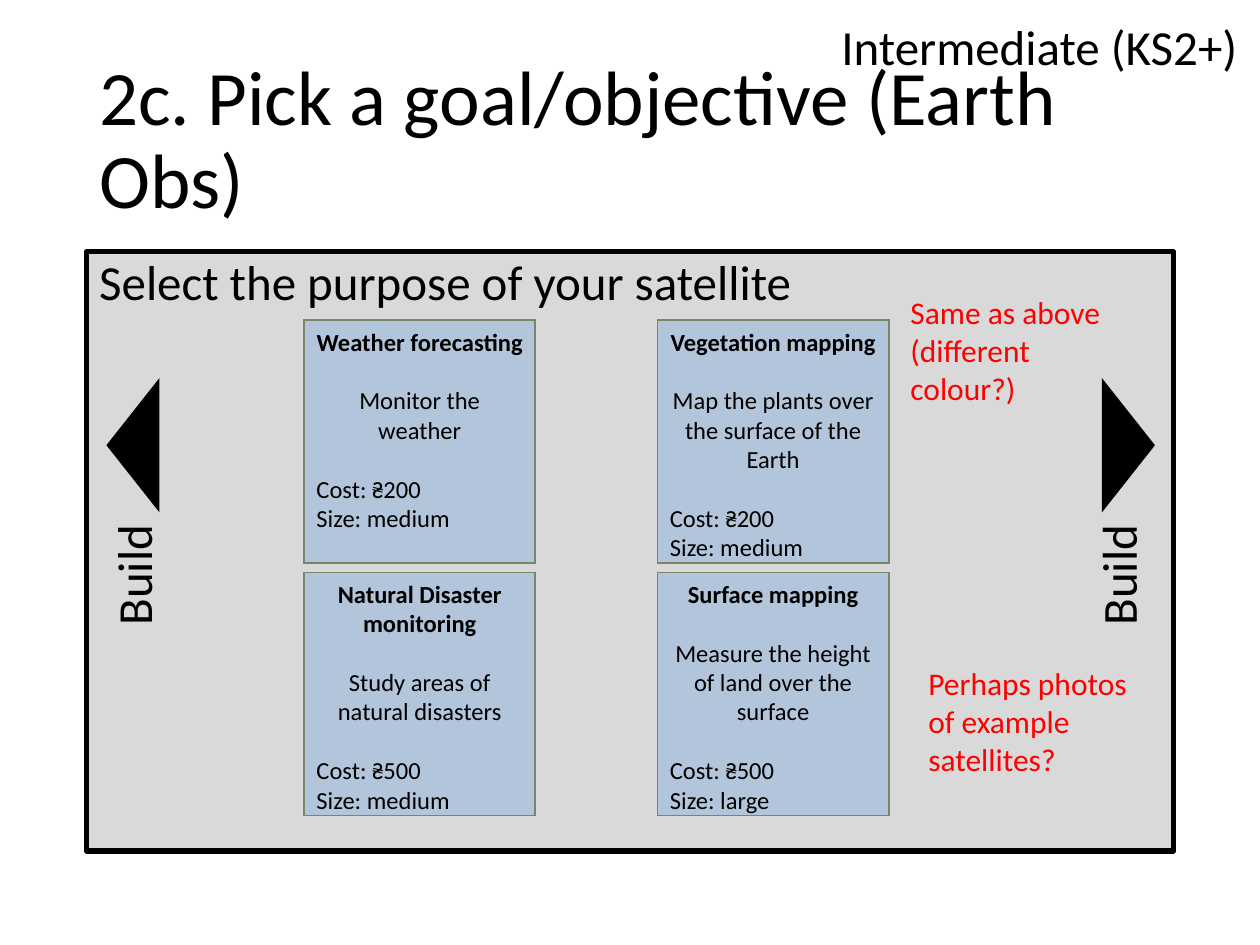
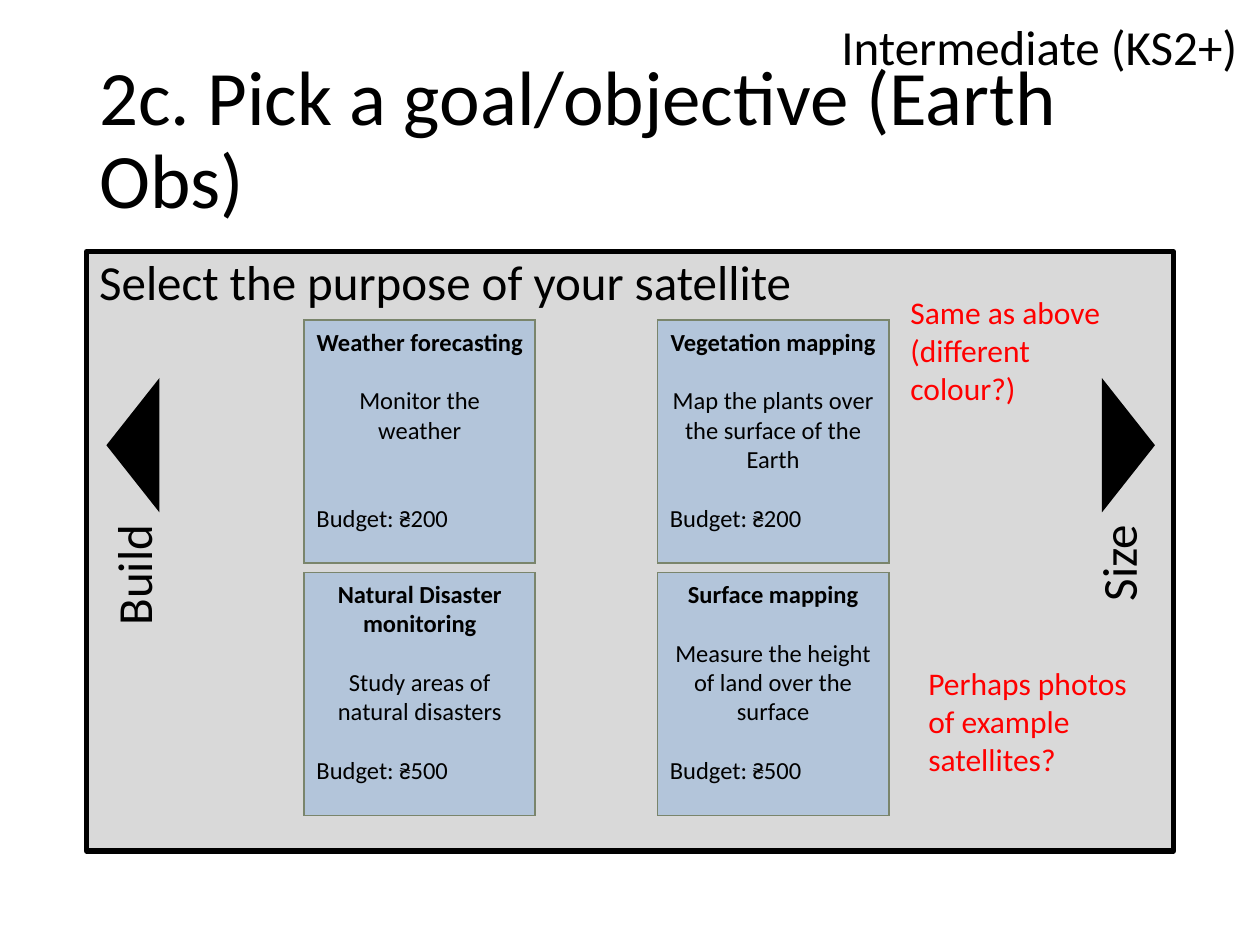
Before and after one commit to chrisnorth/classroom-rocket-scientist, a slide deck: slide 5 of outline_intermediate.pptx. Drawn at 1260x945 pixels with LibreOffice and Linux fonts; fonts in the diff are those of the drawing. Boxes give left, top, right and bottom in pixels: in the first picture for what was removed or moved away, otherwise in the second. Text is boxed around its words. In the diff, an @@ line names an element or a change of style, - is before the commit and + after.

```diff
--- a/outline_intermediate.pptx
+++ b/outline_intermediate.pptx
@@ text in rectangle at [316,510,447,532]: text changed @@
-Cost: ₴200
-Size: medium
+Budget: ₴200
@@ text in rectangle at [670,510,801,532]: text changed @@
-Cost: ₴200
-Size: medium
+Budget: ₴200
@@ text at [1090,532,1150,599]: text changed @@
-Build
+Size
@@ text in rectangle at [316,762,447,784]: text changed @@
-Cost: ₴500
-Size: medium
+Budget: ₴500
@@ text in rectangle at [670,762,801,784]: text changed @@
-Cost: ₴500
-Size: large
+Budget: ₴500
```
Also in this commit, not shown: 7 other slides changed, 3 other files.
